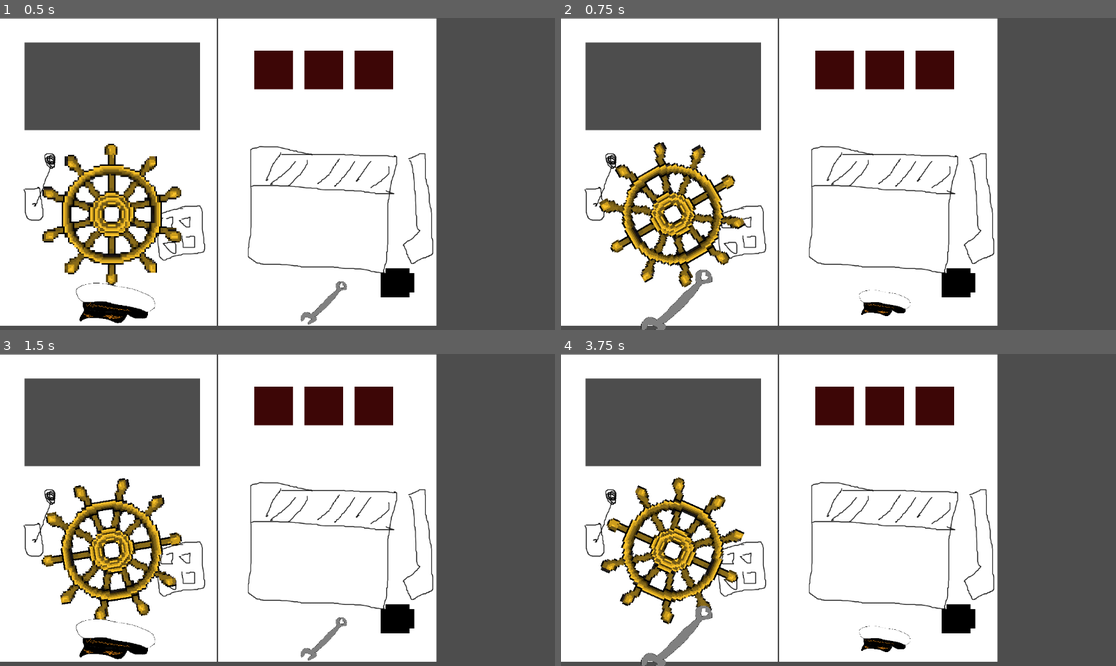
Above: before the commit, frames 1-4 (two rows, left to right).
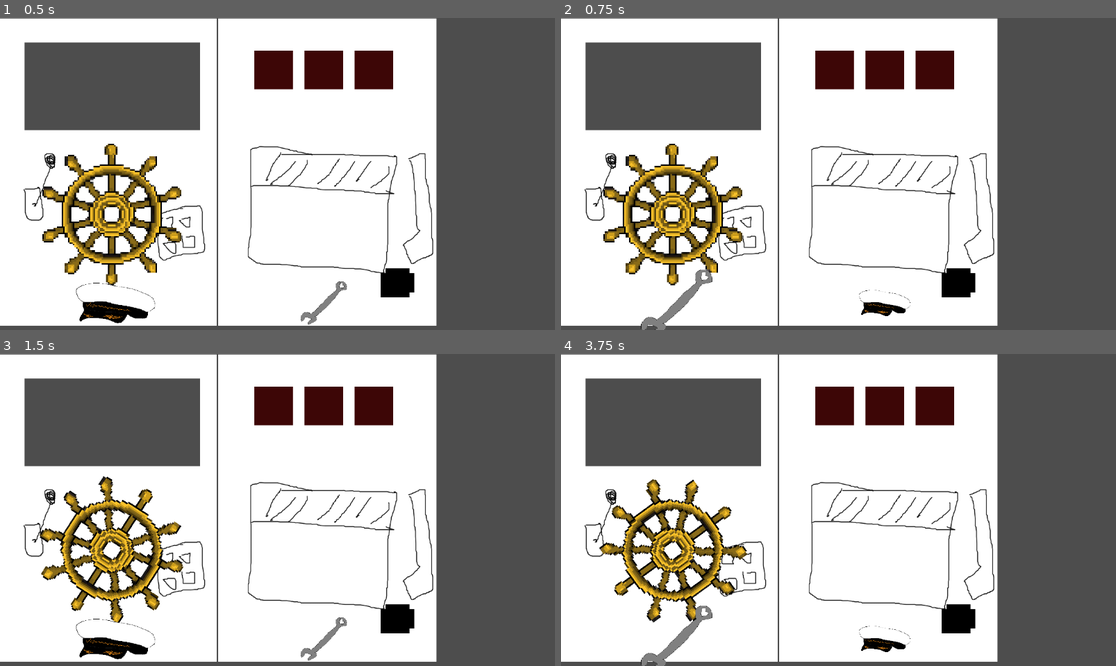
Above: after the commit, the same moments.

Repository: alifeee/space-pirates
Game: Godot game, scene res://NodeScenes/Main.tscn
Same seed, same stepped clock (60 frames per second), same inputs: the game is played once before the commit and once after it.
Inputs (mouse positions are in pixels of both pictures, inside the frame that each line leads up to):
- Up to frame 1 (0.5 s): no input
- Up to frame 2 (0.75 s): tap Enter at 0.5 s; move the mouse to (960, 158) at 0.52 s; hold Up (ui_up) from 0.53 s (still down); tap Space (add_coal) at 0.6 s; click (960, 158) at 0.67 s
- Up to frame 3 (1.5 s): release Up (ui_up) at 1.25 s; tap Space (add_coal) at 1.25 s; drag from (166, 525) to (249, 572) at 1.27 s
- Up to frame 4 (3.75 s): move the mouse to (894, 441) at 2.02 s; hold Left (left) 2.03-2.75 s; tap Space (add_coal) at 2.1, 3.5, 3.6 s; tap Enter at 2.75 s; drag from (810, 572) to (672, 463) at 2.77 s; move the mouse to (1005, 556) at 3.52 s; hold Up (ui_up) from 3.53 s (still down)

Frame 1 is identical in both runs. In frame 2, 5.7% of the frame differs, in the area x 6-34%, y 39-87%; in frame 3, 5.7%; in frame 4, 5.6%.

Commit message:
remove space from mappings for player 1

Diff:
--- a/project.godot
+++ b/project.godot
@@ -30,14 +30,12 @@
 player1_action1={
 "deadzone": 0.5,
 "events": [Object(InputEventJoypadButton,"resource_local_to_scene":false,"resource_name":"","device":1,"button_index":2,"pressure":0.0,"pressed":true,"script":null)
-, Object(InputEventKey,"resource_local_to_scene":false,"resource_name":"","device":-1,"window_id":0,"alt_pressed":false,"shift_pressed":false,"ctrl_pressed":false,"meta_pressed":false,"pressed":false,"keycode":0,"physical_keycode":4194323,"key_label":0,"unicode":0,"echo":false,"script":null)
 , Object(InputEventKey,"resource_local_to_scene":false,"resource_name":"","device":-1,"window_id":0,"alt_pressed":false,"shift_pressed":false,"ctrl_pressed":false,"meta_pressed":false,"pressed":false,"keycode":0,"physical_keycode":4194319,"key_label":0,"unicode":0,"echo":false,"script":null)
 ]
 }
 player1_action2={
 "deadzone": 0.5,
 "events": [Object(InputEventJoypadButton,"resource_local_to_scene":false,"resource_name":"","device":1,"button_index":1,"pressure":0.0,"pressed":true,"script":null)
-, Object(InputEventKey,"resource_local_to_scene":false,"resource_name":"","device":-1,"window_id":0,"alt_pressed":false,"shift_pressed":false,"ctrl_pressed":false,"meta_pressed":false,"pressed":false,"keycode":0,"physical_keycode":32,"key_label":0,"unicode":32,"echo":false,"script":null)
 , Object(InputEventKey,"resource_local_to_scene":false,"resource_name":"","device":-1,"window_id":0,"alt_pressed":false,"shift_pressed":false,"ctrl_pressed":false,"meta_pressed":false,"pressed":false,"keycode":0,"physical_keycode":4194321,"key_label":0,"unicode":0,"echo":false,"script":null)
 ]
 }
@@ -71,6 +69,11 @@
 "events": [Object(InputEventKey,"resource_local_to_scene":false,"resource_name":"","device":-1,"window_id":0,"alt_pressed":false,"shift_pressed":false,"ctrl_pressed":false,"meta_pressed":false,"pressed":false,"keycode":0,"physical_keycode":32,"key_label":0,"unicode":32,"echo":false,"script":null)
 ]
 }
+drag={
+"deadzone": 0.5,
+"events": [Object(InputEventKey,"resource_local_to_scene":false,"resource_name":"","device":-1,"window_id":0,"alt_pressed":false,"shift_pressed":false,"ctrl_pressed":false,"meta_pressed":false,"pressed":false,"keycode":0,"physical_keycode":82,"key_label":0,"unicode":114,"echo":false,"script":null)
+]
+}
 
 [rendering]
 
